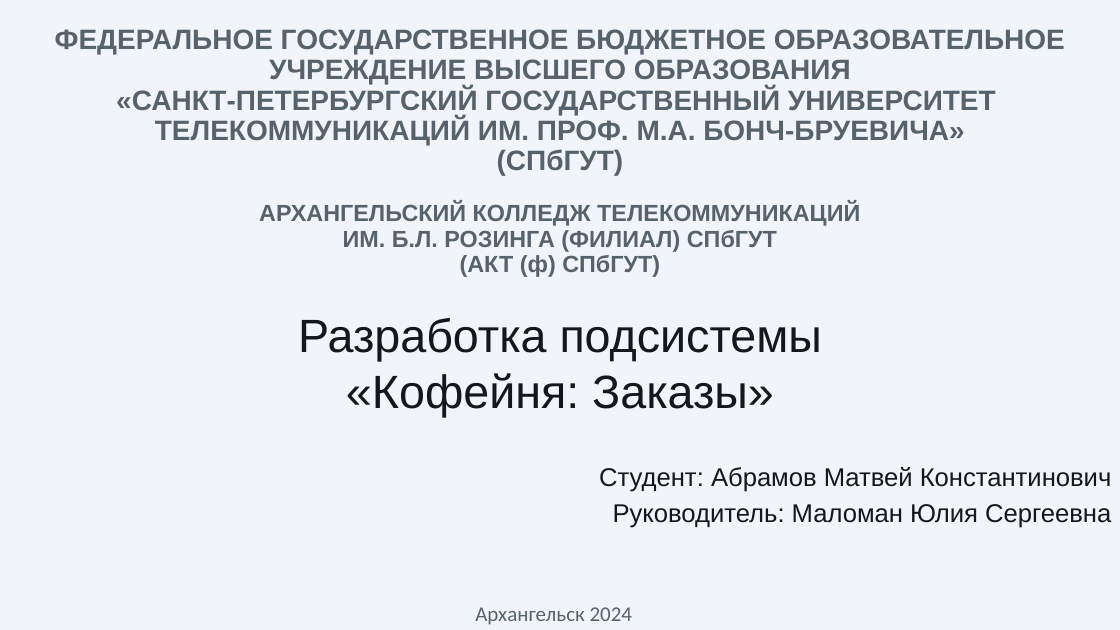
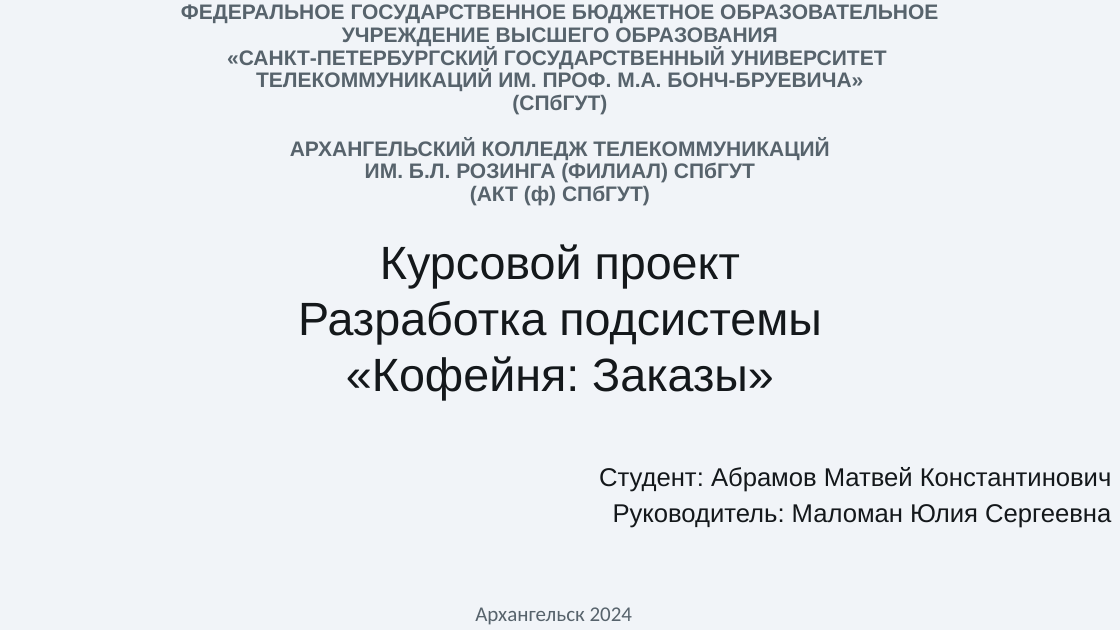
Before and after one commit to SullenPomorProject/CourseProject, a slide deck: slide 1 of КП Презентация Абрамов.pptx. Drawn at 1120x630 pixels with LibreOffice and Linux fonts; fonts in the diff are those of the drawing. Boxes give left, top, right and bottom in pixels: in the first picture for what was removed or moved away, otherwise in the second. Text is boxed around its words. In the diff, an @@ line names an element or a change of style, - is before the commit and + after.

```diff
--- a/КП Презентация Абрамов.pptx
+++ b/КП Презентация Абрамов.pptx
@@ title "ФЕДЕРАЛЬНОЕ ГОСУДАРСТВЕННОЕ БЮДЖЕТНОЕ ОБРАЗОВАТЕЛЬНОЕ УЧРЕЖД ..." at (181,4,938,205): size 24 to 18 pt in "ФЕДЕРАЛЬНОЕ ГОСУДАРСТВЕННОЕ БЮДЖЕТНОЕ ОБРАЗОВАТЕЛЬНОЕ УЧРЕЖД ..."; size 20 to 18 pt in "АРХАНГЕЛЬСКИЙ КОЛЛЕДЖ ТЕЛЕКОММУНИКАЦИЙ ИМ. Б.Л. РОЗИНГА (ФИЛ ..." @@
@@ text at (298,244,821,400): text changed @@
-Разработка подсистемы «Кофейня: Заказы»
+Курсовой проект
+Разработка подсистемы
+«Кофейня: Заказы»
```
Also in this commit, not shown: 3 other slides changed, 2 slides added.
